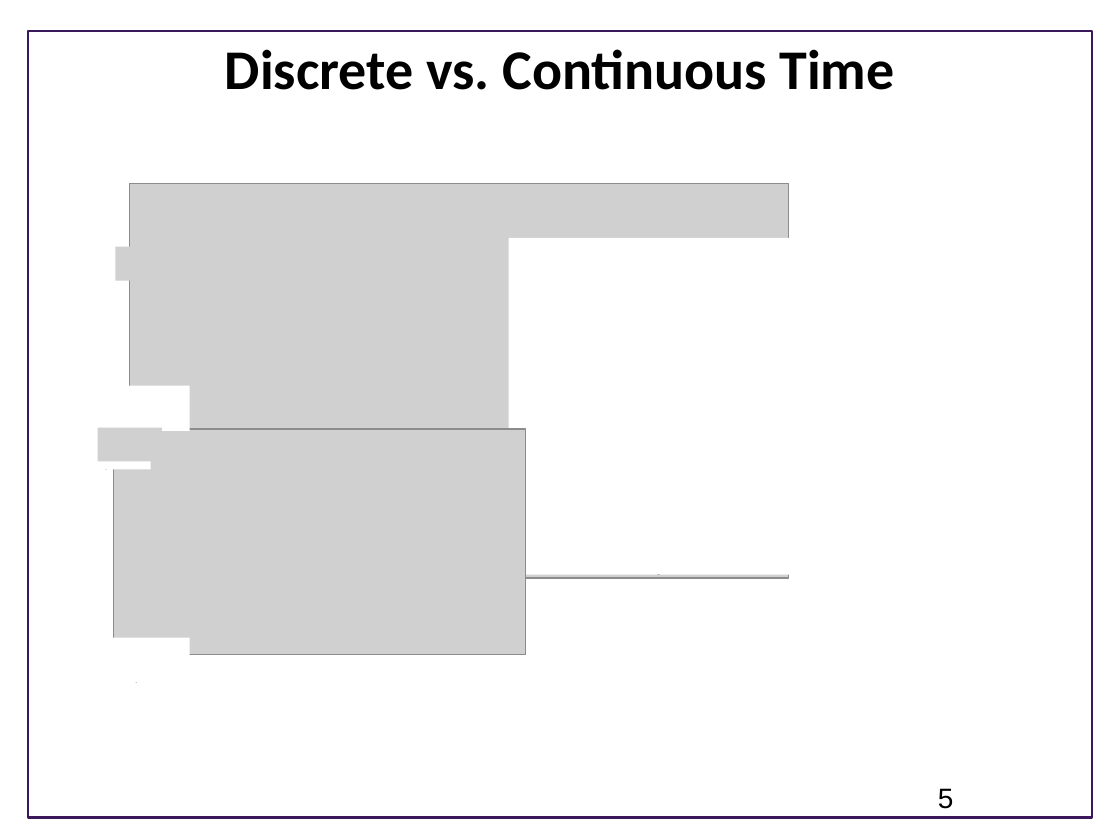
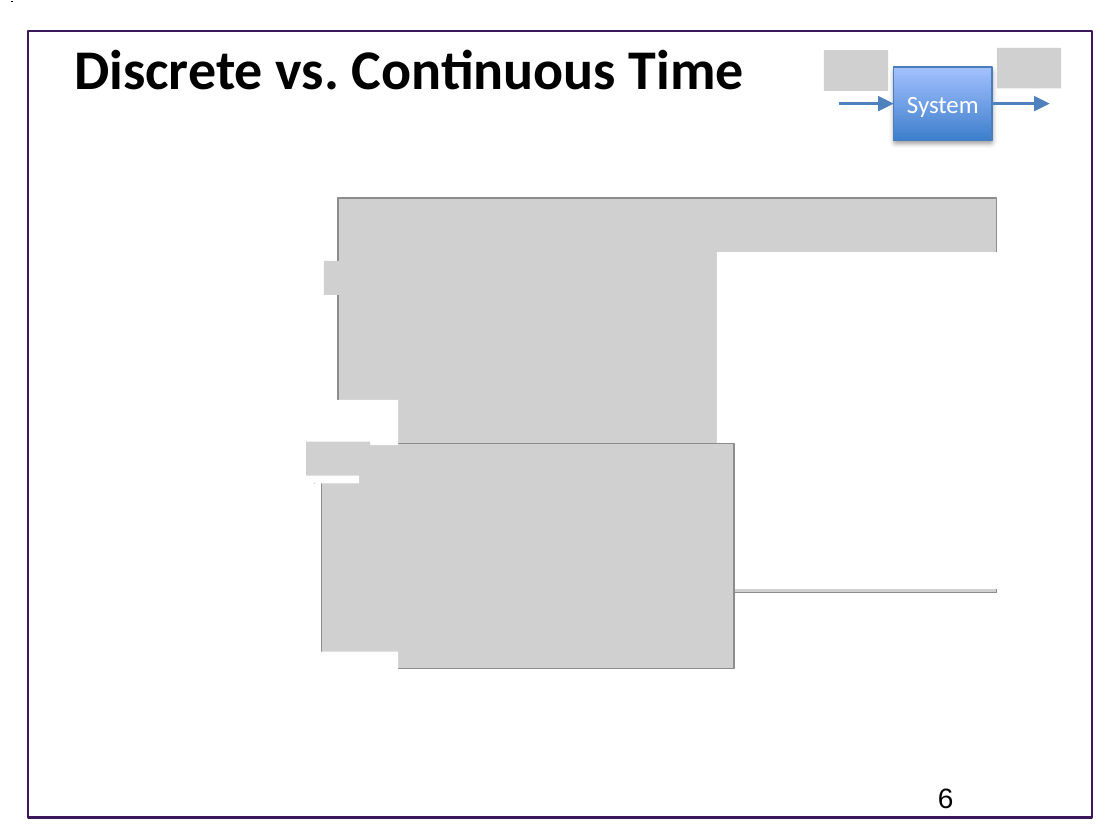
Before and after one commit to joseph-hellerstein/advanced-controls-lectures, a slide deck: slide 6 of lectures/lecture_09-linear_time_invariant_systems/linear_time_invariant_systems.pptx (slide 5 before the commit). Drawn at 1120x840 pixels with LibreOffice and Linux fonts; fonts in the diff are those of the drawing; grey boxes stand for pictures; background and template pictures are left out. Boxes give left, top, right and bottom in pixels: in the first picture for what was removed or moved away, otherwise in the second. Text is boxed around its words. In the diff, an @@ line names an element or a change of style, - is before the commit and + after.

```diff
--- a/lectures/lecture_09-linear_time_invariant_systems/linear_time_invariant_systems.pptx
+++ b/lectures/lecture_09-linear_time_invariant_systems/linear_time_invariant_systems.pptx
@@ title "Discrete vs. Continuous Time": place and size @@
-title "Discrete vs. Continuous Time" at bbox=[225, 49, 895, 90]
+title "Discrete vs. Continuous Time" at bbox=[74, 49, 744, 90]
@@ group added at bbox=[824, 48, 1061, 141]: 2 arrows, 2 pictures, 1 rectangle @@
+System
@@ picture removed at bbox=[115, 246, 175, 280] @@
@@ picture added at bbox=[324, 261, 383, 295] @@
@@ picture added at bbox=[613, 335, 633, 368] @@
@@ picture removed at bbox=[97, 428, 161, 461] @@
@@ picture removed at bbox=[104, 424, 168, 458] @@
@@ picture added at bbox=[306, 441, 370, 475] @@
@@ picture added at bbox=[314, 438, 377, 472] @@
@@ picture added at bbox=[676, 563, 701, 597] @@
@@ 4 rectangles, 2 pictures: place and size @@
-4 rectangles, 2 pictures at bbox=[56, 184, 803, 682]
+4 rectangles, 2 pictures at bbox=[264, 198, 1011, 697]
@@ page number at bbox=[938, 788, 954, 809]: text changed @@
-5
+6
```
Also in this commit, not shown: 10 other slides changed, 1 slide added, 1 slide removed, 1 other file.
